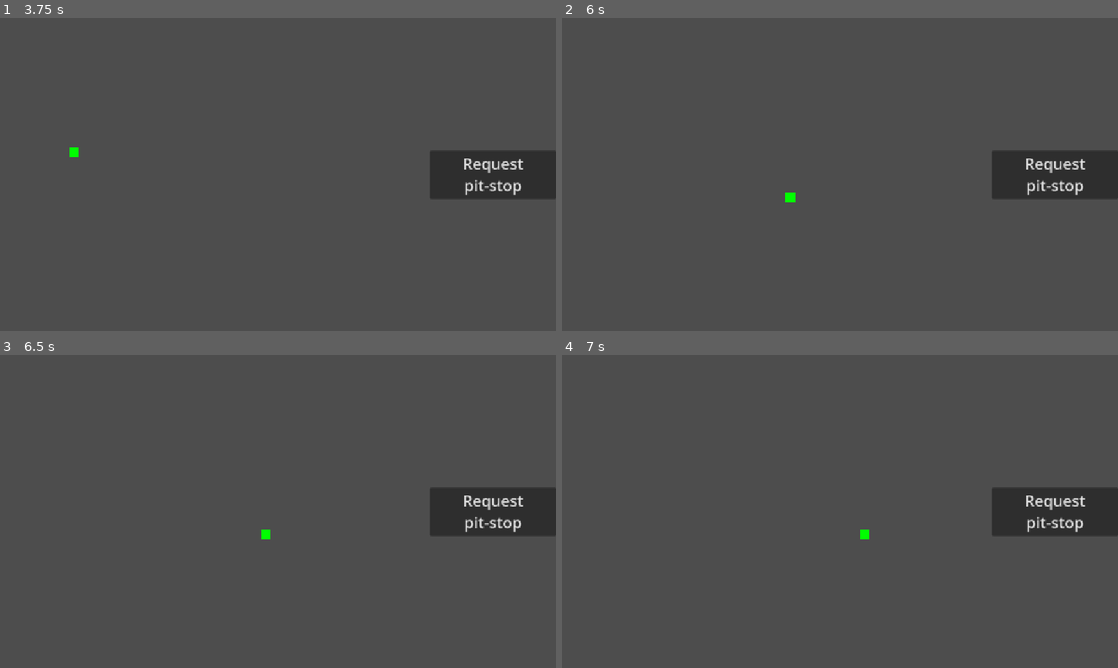
Above: before the commit, frames 1-4 (two rows, left to right).
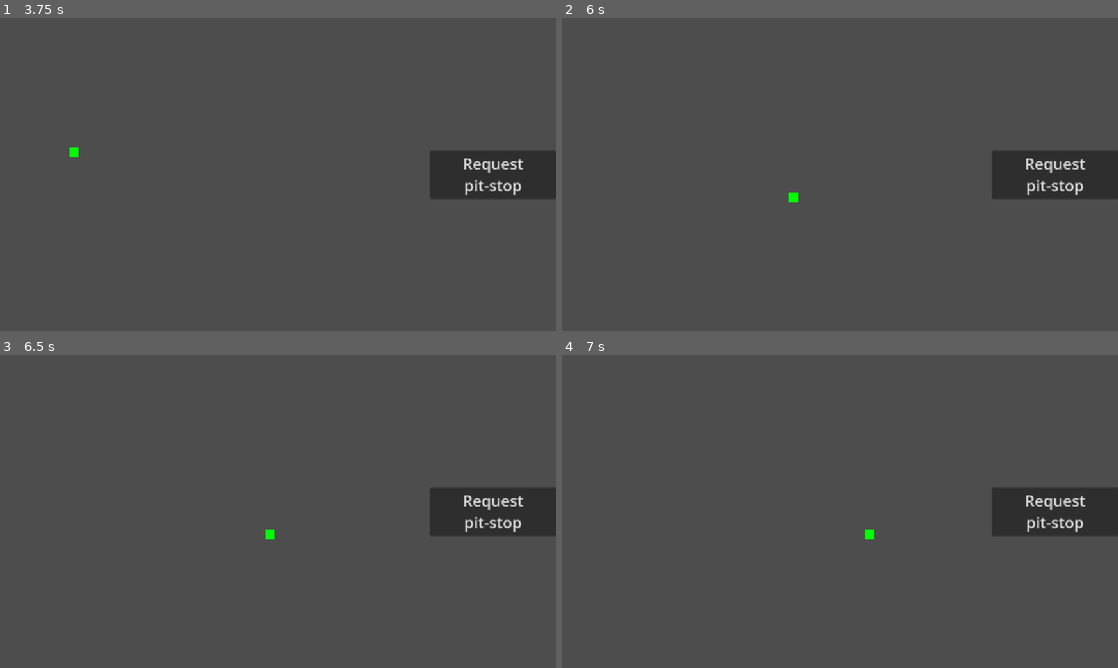
Above: after the commit, the same moments.

Repository: gams-n-such/GMTK2025
Game: Godot game, scene res://MainMenu/main_menu.tscn
Two runs of this game, one before a commit and one after it. Both use one fixed random seed, a clock stepped at 60 frames per second and the inputs below.
Inputs (mouse positions are in pixels of both pictures, inside the frame that each line leads up to):
- Up to frame 1 (3.75 s): click "Play" at 0.5 s; click "Request pit-stop" at 1.25 s; tap Enter at 2, 3.5, 3.6 s; move the mouse to (400, 158) at 2.02 s; tap H at 2.1 s; click (400, 158) at 2.17 s; tap Space at 2.75 s; drag from (166, 190) to (250, 237) at 2.77 s; move the mouse to (333, 105) at 3.52 s
- Up to frame 2 (6 s): drag from (812, 237) to (673, 127) at 4.27 s; move the mouse to (1006, 221) at 5.02 s; hold S 5.03-5.75 s; tap H at 5.1 s; drag from (673, 127) to (756, 96) at 5.77 s
- Up to frame 3 (6.5 s): no input
- Up to frame 4 (7 s): move the mouse to (867, 511) at 6.52 s; hold S from 6.53 s (still down); tap Enter at 6.6 s; click (867, 511) at 6.67 s

Frame 1 is identical in both runs. In frame 2, less than 0.1% of the frame differs, in the area x 40-43%, y 55-59%; in frame 3, less than 0.1%; in frame 4, less than 0.1%, in the area x 53-57%, y 55-59%.

Commit message:
Racer parts reworked

Diff:
--- a/Gameplay/Attributes/attribute.gd
+++ b/Gameplay/Attributes/attribute.gd
@@ -1,6 +1,7 @@
 class_name Attribute
 extends Node
 
+# TODO: add old_value
 signal value_changed(attribute : Attribute, new_value : float)
 
 @export var _starting_value : float = 1.0
@@ -49,6 +50,7 @@
 	if has_max_value:
 		new_value = min(max_value, new_value)
 	_current_value = new_value
+	# FIXME: only emit if actually changed
 	value_changed.emit(self, value)
 
 func add_modifier(mod_info : AttributeModInfo) -> AttributeMod:
--- a/Gameplay/Core/racer_config.gd
+++ b/Gameplay/Core/racer_config.gd
@@ -1,6 +1,7 @@
 class_name RacerConfig
 extends Resource
 
+# TODO: move elsewhere?
 enum RACER_PART {
 	RIDER = 0,
 	PONY = 1,
@@ -13,5 +14,20 @@
 @export var limp_speed: float = 1.0
 # NOTE: (PM) use Dictionary
 #TODO: might want to add @export but i would rather not
-var hp_arr: Array[float] = [100.0, 100.0, 100.0, 100.0, 100.0]
-@export var hp_decay_speed_arr: Array[float] = [1.0, 1.0, 1.0, 1.0, 1.0]
+#var hp_arr: Array[float] = [100.0, 100.0, 100.0, 100.0, 100.0]
+#@export var hp_decay_speed_arr: Array[float] = [1.0, 1.0, 1.0, 1.0, 1.0]
+
+@export var parts_durability : Dictionary[RACER_PART, float] = {
+	RACER_PART.RIDER: 100.0,
+	RACER_PART.PONY: 100.0,
+	RACER_PART.CHARIOT: 100.0,
+	RACER_PART.WHEELS: 100.0,
+	RACER_PART.HORSESHOE: 100.0,
+}
+@export var parts_decay_speed : Dictionary[RACER_PART, float] = {
+	RACER_PART.RIDER: 1.0,
+	RACER_PART.PONY: 1.0,
+	RACER_PART.CHARIOT: 1.0,
+	RACER_PART.WHEELS: 1.0,
+	RACER_PART.HORSESHOE: 1.0,
+}
--- a/Gameplay/Race/racer.gd
+++ b/Gameplay/Race/racer.gd
@@ -36,25 +36,27 @@
 	get:
 		return Game.race.track
 
-var rider_hp: float:
+#region Parts
+
+var _cached_parts : Dictionary[RacerConfig.RACER_PART, RacerPart]
+var all_parts : Dictionary[RacerConfig.RACER_PART, RacerPart]:
 	get:
-		return config.hp_arr[config.RACER_PART.RIDER]
+		return _cached_parts
 
-var pony_hp: float:
-	get:
-		return config.hp_arr[config.RACER_PART.PONY]
+func init_parts() -> void:
+	if not _cached_parts.is_empty():
+		return
+	for child in %Parts.get_children():
+		assert(child is RacerPart)
+		var part := child as RacerPart
+		part.durability.max_value = config.parts_durability[part.type]
+		part.durability.add_instant(part.durability.max_value)
+		_cached_parts.set(part.type, part)
 
-var chariot_hp: float:
-	get:
-		return config.hp_arr[config.RACER_PART.CHARIOT]
+func get_part(type: RacerConfig.RACER_PART) -> RacerPart:
+	return all_parts[type]
 
-var wheels_hp: float:
-	get:
-		return config.hp_arr[config.RACER_PART.WHEELS]
-
-var horseshoe_hp: float:
-	get:
-		return config.hp_arr[config.RACER_PART.HORSESHOE]
+#endregion
 
 
 func is_on_track() -> bool:
@@ -65,8 +67,10 @@
 	return not is_on_track()
 
 func _ready() -> void:
+	assert(config != null)
 	# HACK: use sprite
 	$TempVisual.color = id.color
+	init_parts()
 	pass
 
 func _process(delta: float) -> void:
@@ -85,17 +89,20 @@
 	var critical_damage: bool = false
 	decay_factor = 0.0
 
-	for i in config.hp_arr.size():
-		config.hp_arr[i] -= config.hp_decay_speed_arr[i] * delta
-		decay_factor += config.hp_arr[i]
-		if (config.hp_arr[i] <= 0.0):
+	for part_type in all_parts:
+		var part := get_part(part_type)
+		var decay := config.parts_decay_speed[part_type] * delta
+		part.durability.add_instant(-decay)
+		decay_factor += part.durability.value
+		if (part.durability.value <= 0.0):
+			# TODO: add attribute signal for min value hit
 			critical_damage = true
-			config.hp_arr[i] = 0.0
 
 	if (critical_damage):
 		decay_factor = 0.0
 	else:
-		decay_factor /= config.hp_arr.size() * 100.0
+		# TODO: calc actual total durability
+		decay_factor /= all_parts.size() * 100.0
 
 func process_RACE(delta: float) -> void:
 	var old_distance := current_lap_distance
--- a/Gameplay/Race/racer.tscn
+++ b/Gameplay/Race/racer.tscn
@@ -1,6 +1,7 @@
-[gd_scene load_steps=2 format=3 uid="uid://c6lowmpiueuwc"]
+[gd_scene load_steps=3 format=3 uid="uid://c6lowmpiueuwc"]
 
 [ext_resource type="Script" uid="uid://n2gg64sxefcg" path="res://Gameplay/Race/racer.gd" id="1_k27c1"]
+[ext_resource type="PackedScene" uid="uid://bsoo7lan3nkb4" path="res://Gameplay/Racer/racer_part.tscn" id="2_e3pu7"]
 
 [node name="Racer" type="PathFollow2D"]
 rotates = false
@@ -18,3 +19,20 @@
 offset_bottom = 10.0
 grow_horizontal = 2
 grow_vertical = 2
+
+[node name="Parts" type="Node" parent="."]
+unique_name_in_owner = true
+
+[node name="Rider" parent="Parts" instance=ExtResource("2_e3pu7")]
+
+[node name="Pony" parent="Parts" instance=ExtResource("2_e3pu7")]
+type = 1
+
+[node name="Chariot" parent="Parts" instance=ExtResource("2_e3pu7")]
+type = 2
+
+[node name="Wheels" parent="Parts" instance=ExtResource("2_e3pu7")]
+type = 3
+
+[node name="Horseshoe" parent="Parts" instance=ExtResource("2_e3pu7")]
+type = 4
--- /dev/null
+++ b/Gameplay/Racer/racer_part.gd
@@ -0,0 +1,11 @@
+class_name RacerPart
+extends Node
+
+@export var type : RacerConfig.RACER_PART
+
+var durability : Attribute:
+	get:
+		return %Durability
+
+# TODO: move decay speed here
+# TODO: separate attribute for max durability?
--- /dev/null
+++ b/Gameplay/Racer/racer_part.tscn
@@ -0,0 +1,15 @@
+[gd_scene load_steps=3 format=3 uid="uid://bsoo7lan3nkb4"]
+
+[ext_resource type="Script" uid="uid://bkgayobao0kid" path="res://Gameplay/Racer/racer_part.gd" id="1_j2u5y"]
+[ext_resource type="Script" uid="uid://cmpefrfbpmpfh" path="res://Gameplay/Attributes/attribute.gd" id="2_fgn8b"]
+
+[node name="RacerPart" type="Node"]
+script = ExtResource("1_j2u5y")
+
+[node name="Durability" type="Node" parent="."]
+unique_name_in_owner = true
+script = ExtResource("2_fgn8b")
+_starting_value = 100.0
+has_max_value = true
+max_value = 100.0
+metadata/_custom_type_script = "uid://cmpefrfbpmpfh"
--- a/Testing/test_player.tres
+++ b/Testing/test_player.tres
@@ -6,5 +6,18 @@
 script = ExtResource("1_a5kal")
 speed = 10.0
 limp_speed = 1.0
-hp_decay_speed_arr = Array[float]([10.0, 1.0, 1.0, 1.0, 1.0])
+parts_durability = Dictionary[int, float]({
+0: 100.0,
+1: 100.0,
+2: 100.0,
+3: 100.0,
+4: 100.0
+})
+parts_decay_speed = Dictionary[int, float]({
+0: 7.0,
+1: 1.0,
+2: 1.0,
+3: 1.0,
+4: 1.0
+})
 metadata/_custom_type_script = "uid://8i5np0vgso3l"
Not shown, added: Gameplay/Racer/racer_part.gd.uid
